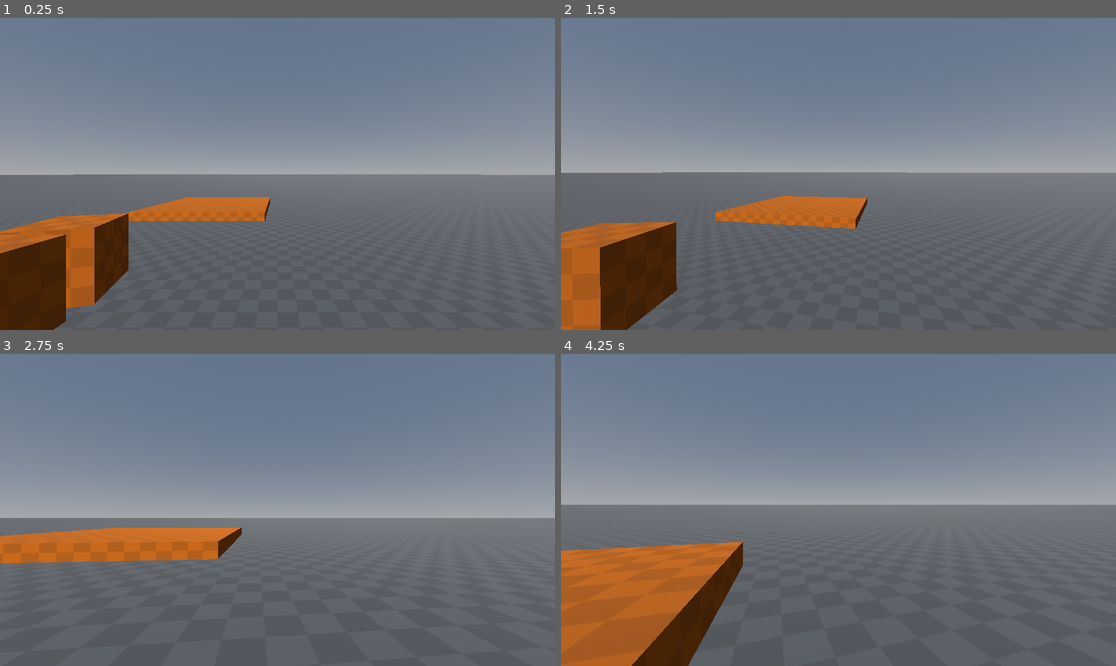
Above: before the commit, frames 1-4 (two rows, left to right).
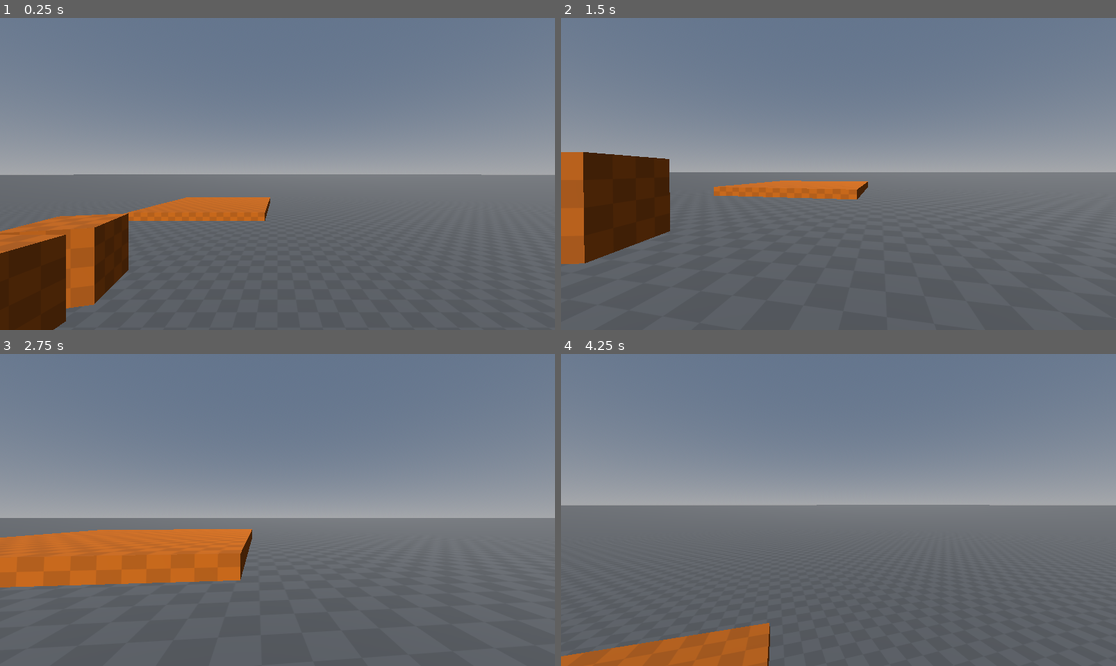
Above: after the commit, the same moments.

Repository: pbentes/Source-Engine-Movement
Game: Godot game, scene res://levels/devtest/devtest.tscn
Same seed, same stepped clock (60 frames per second), same inputs: the game is played once before the commit and once after it.
Inputs (mouse positions are in pixels of both pictures, inside the frame that each line leads up to):
- Up to frame 1 (0.25 s): no input
- Up to frame 2 (1.5 s): tap Enter at 0.5 s; move the mouse to (866, 174) at 0.52 s; hold Ctrl (duck) 0.53-1.28 s; hold W (move_forward) from 0.53 s (still down); tap Space (jump) at 0.77 s; move the mouse to (810, 174) at 1.27 s; tap Shift (walk) at 1.35 s
- Up to frame 3 (2.75 s): keep holding W (move_forward); tap Space (jump) at 1.52 s; move the mouse to (288, 503) at 2.02 s; hold Ctrl (duck) from 2.03 s (still down)
- Up to frame 4 (4.25 s): keep holding W (move_forward); move the mouse to (832, 516) at 2.77 s; release Ctrl (duck) at 2.78 s; tap Shift (walk) at 2.85 s; tap Space (jump) at 3.02, 3.77 s; move the mouse to (877, 513) at 3.52 s; hold Ctrl (duck) from 3.53 s (still down)

The runs differ from the first frame. In frame 1, less than 0.1% of the frame differs, in the area x 3-4%, y 66-68%; in frame 2, 13%, in the area x 0-100%, y 42-100%; in frame 3, 4.1%; in frame 4, 12%.

Commit message:
Updated the gravity value

Diff:
--- a/project.godot
+++ b/project.godot
@@ -52,3 +52,7 @@
 "events": [Object(InputEventKey,"resource_local_to_scene":false,"resource_name":"","device":-1,"window_id":0,"alt_press …(195 unchanged characters)…
 ]
 }
+
+[physics]
+
+3d/default_gravity=29.4
